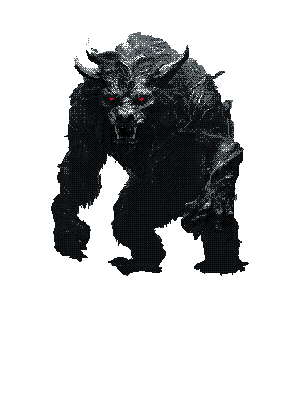
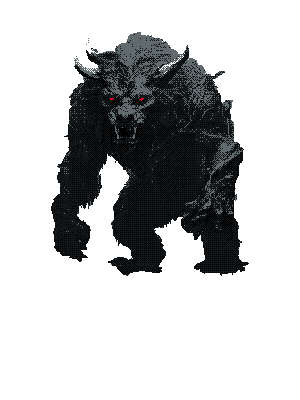
Layered file, before and after one edit (300×400). Changes by layer:
painted on "레이어 10" over [86, 35, 234, 212]
